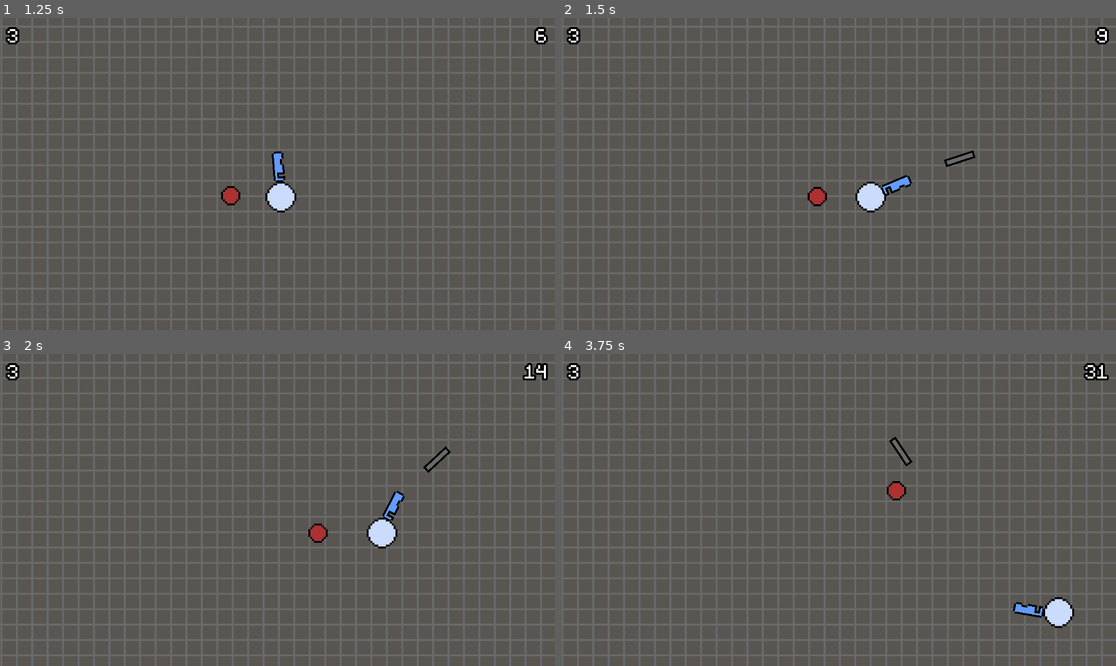
Above: before the commit, frames 1-4 (two rows, left to right).
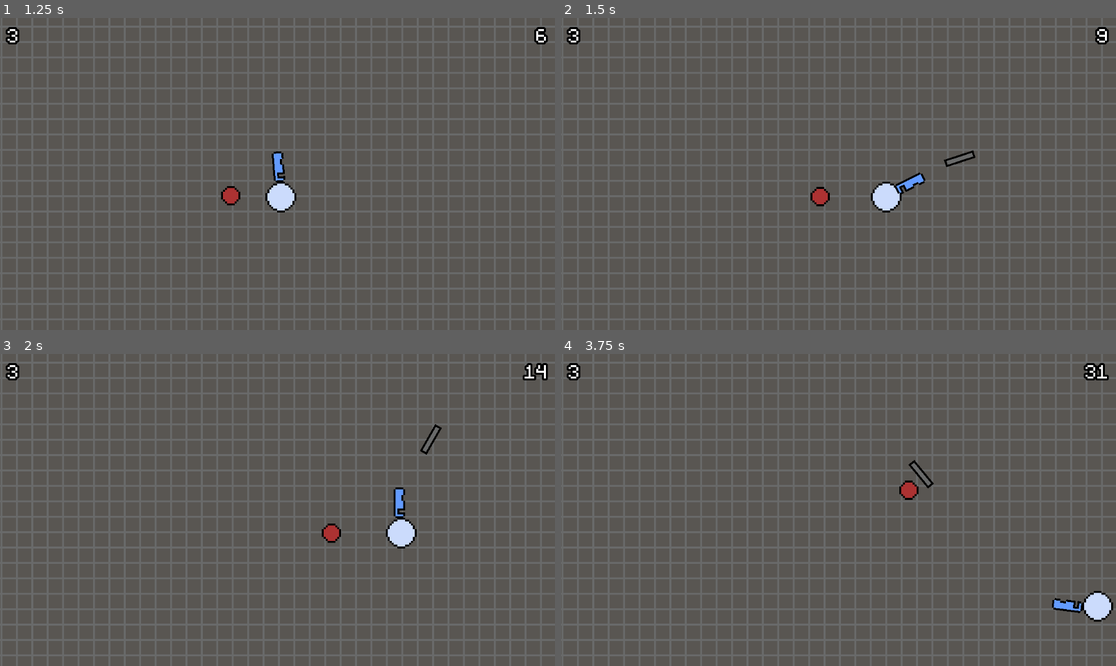
Above: after the commit, the same moments.

Repository: Nefr0l/geometry-shooter
Game: Godot game, scene res://core/main_menu.tscn
Same seed, same stepped clock (60 frames per second), same inputs: the game is played once before the commit and once after it.
Inputs (mouse positions are in pixels of both pictures, inside the frame that each line leads up to):
- Up to frame 1 (1.25 s): click "play" at 0.5 s
- Up to frame 2 (1.5 s): move the mouse to (960, 158) at 1.27 s; hold Right (ui_right) from 1.28 s (still down); hold Space (shoot) from 1.28 s (still down)
- Up to frame 3 (2 s): keep holding Right (ui_right); keep holding Space (shoot)
- Up to frame 4 (3.75 s): move the mouse to (727, 525) at 2.02 s; release Right (ui_right) at 2.03 s; release Space (shoot) at 2.03 s; hold Down (ui_down) 2.03-2.78 s; tap Space (shoot) at 2.1, 3.6 s; move the mouse to (894, 441) at 2.77 s; hold Right (ui_right) 2.78-3.53 s; hold Space (shoot) 2.78-3.53 s; move the mouse to (810, 572) at 3.52 s; hold Up (ui_up) from 3.53 s (still down)

Frame 1 is identical in both runs. In frame 2, 0.9% of the frame differs, in the area x 44-66%, y 49-63%; in frame 3, 1.4%; in frame 4, 1.5%, in the area x 58-100%, y 26-88%.

Commit message:
feat: add acceleration to player movement

Diff:
--- a/player/player_movement.gd
+++ b/player/player_movement.gd
@@ -1,12 +1,19 @@
 extends CharacterBody2D
+
+var acceleration = 1.75
 
 func _physics_process(delta: float) -> void:
 	var directionX := Input.get_axis("ui_left", "ui_right")
 	var directionY := Input.get_axis("ui_up", "ui_down")
 
+	if Input.is_action_just_pressed("ui_down") or Input.is_action_just_pressed("ui_up") or Input.is_action_just_pressed("ui_left") or Input.is_action_just_pressed("ui_right"):
+		acceleration = 1.75
+
+	acceleration = max(acceleration - (delta *2), 1)
+
 	if directionX or directionY:
-		velocity.x = directionX * GameManager.player_speed
-		velocity.y = directionY * GameManager.player_speed
+		velocity.x = directionX * GameManager.player_speed * acceleration
+		velocity.y = directionY * GameManager.player_speed * acceleration
 	else:
 		velocity.x = move_toward(velocity.x, 0, GameManager.player_speed)
 		velocity.y = move_toward(velocity.y, 0, GameManager.player_speed)
